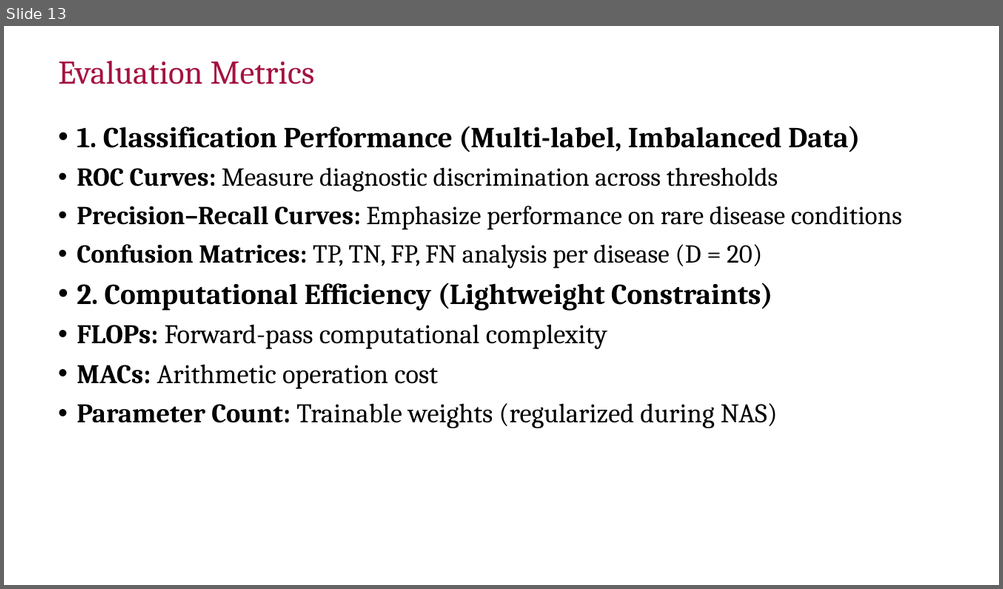
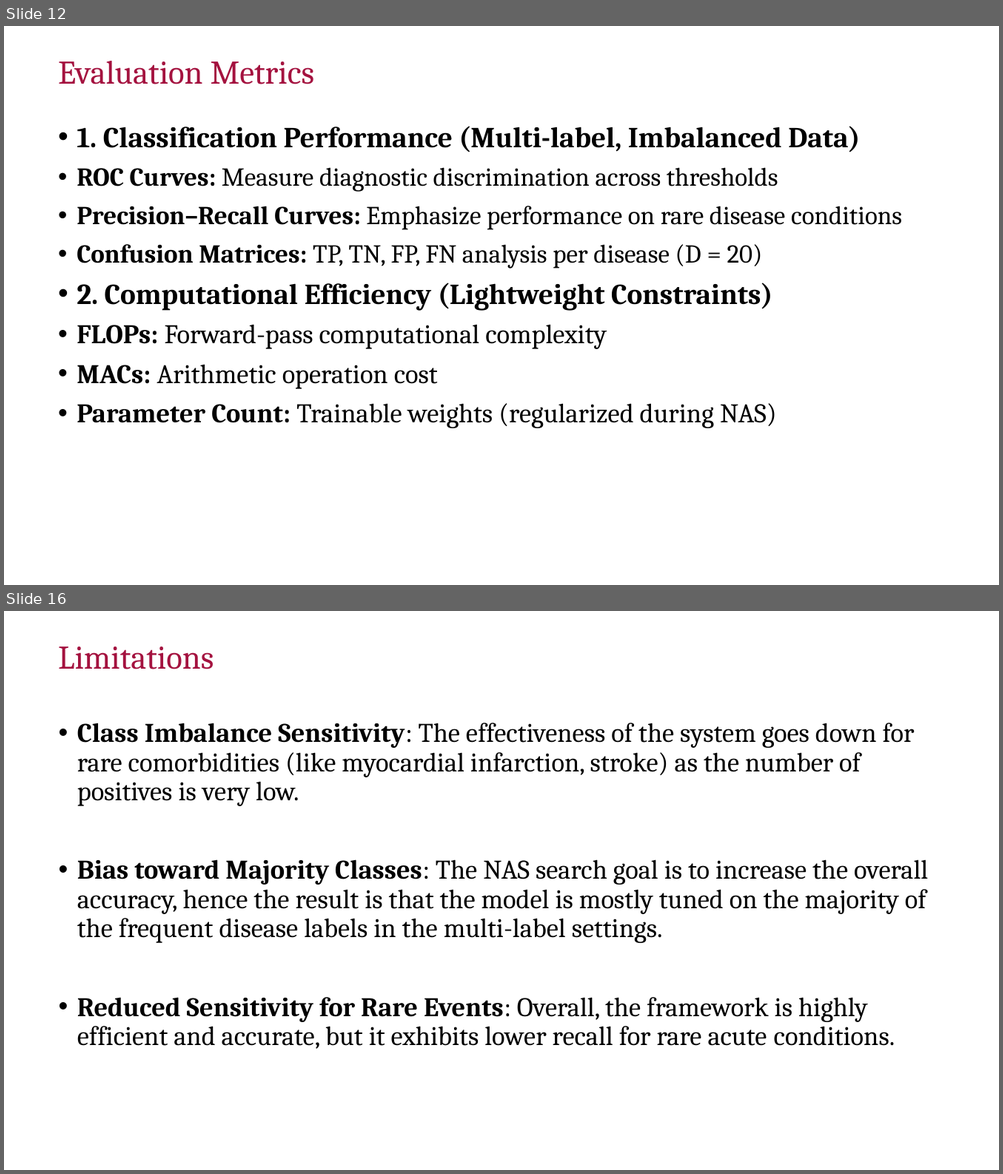
Before and after one commit to Giriiri-g/Sleep-Staging, a slide deck: reports/Phase 1/Phase1_47.pptx. Shown one above the other, each under a label of ours: slide 13 before the commit, slides 12 and 16 after it; the slides between them are not shown. The pictures are 1003x589 and 1003x1174 pixels, drawn with LibreOffice and Linux fonts; fonts in the diff are those of the drawing; background and template pictures are left out. Boxes give left, top, right and bottom in pixels: in the first picture for what was removed or moved away, otherwise in the second. Text is boxed around its words. In the diff, an @@ line names an element or a change of style, - is before the commit and + after.

```diff
--- a/reports/Phase 1/Phase1_47.pptx
+++ b/reports/Phase 1/Phase1_47.pptx
@@ slide 16 added at bbox=[4, 611, 999, 1170], background #FFFFFF @@
@@ title added at bbox=[58, 647, 213, 669], 32 pt, text #A4123F @@
+Limitations
@@ text added at bbox=[77, 723, 928, 1049], 26 pt, text #000000 @@
+• Class‍‌‍‍‌ Imbalance Sensitivity: The effectiveness of the system goes down for rare comorbidities (like myocardial infarction, stroke) as the number of positives is very low.
+• Bias toward Majority Classes: The NAS search goal is to increase the overall accuracy, hence the result is that the model is mostly tuned on the majority of the frequent disease labels in the multi-label settings.
+• Reduced Sensitivity for Rare Events: Overall, the framework is highly efficient and accurate, but it exhibits lower recall for rare acute ‍‌‍‍‌conditions.
@@ page number added at bbox=[4, 1144, 51, 1170], 16 pt, text #FFFFFF, bold @@
+16
@@ what was slide 13 is now slide 12 @@
```
Also in this commit, not shown: 4 slides changed, 6 other slides added, 3 slides removed, 58 other files.
